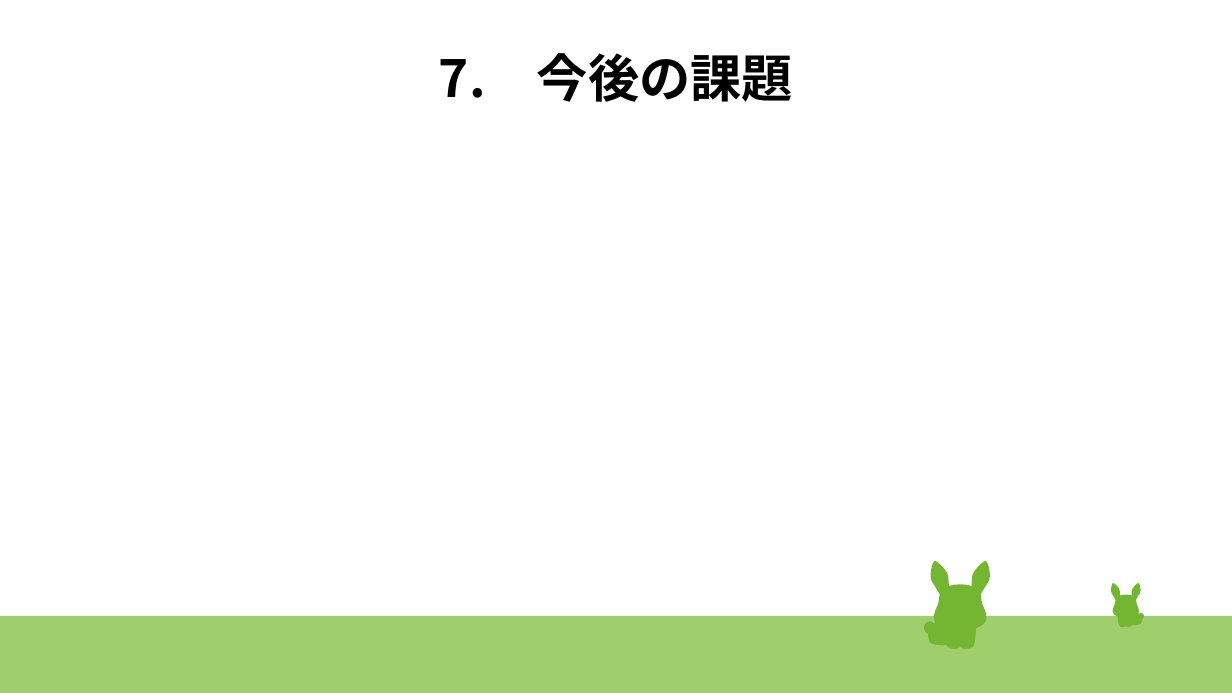
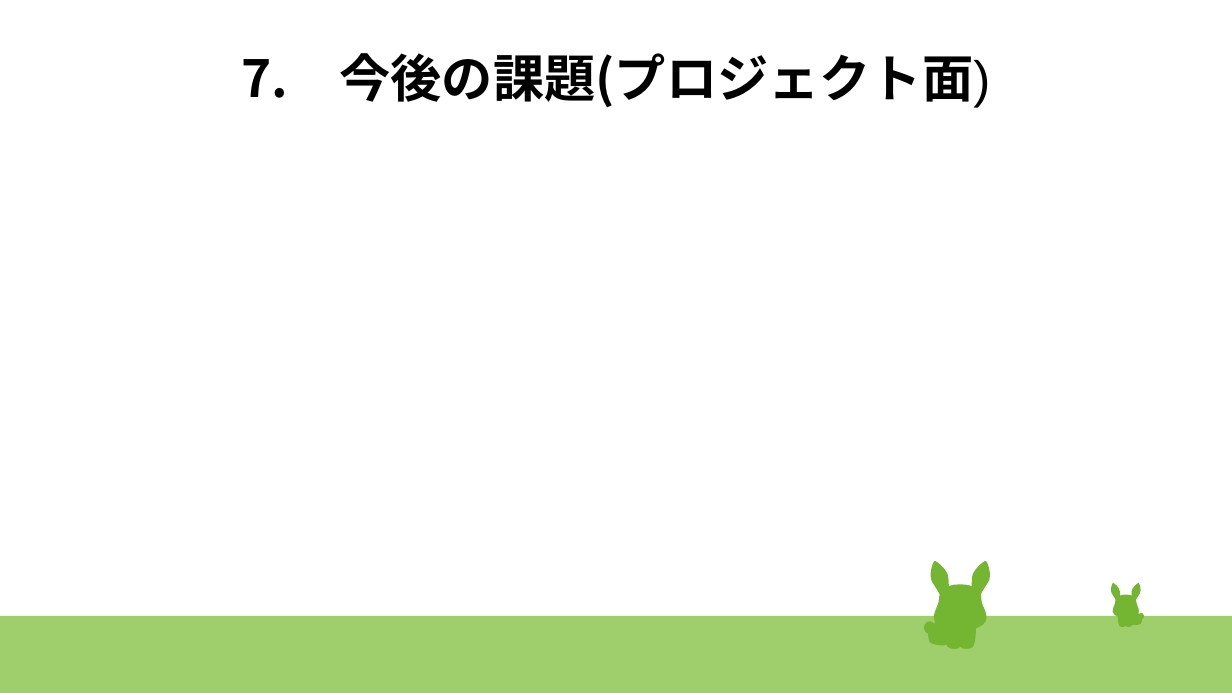
Before and after one commit to 17bd089s/shopping, a slide deck: slide 14 of document/発表スライド改.odp (slide 11 before the commit). Drawn at 1232x693 pixels with LibreOffice and Linux fonts; fonts in the diff are those of the drawing. Boxes give left, top, right and bottom in pixels: in the first picture for what was removed or moved away, otherwise in the second. Text is boxed around its words. In the diff, an @@ line names an element or a change of style, - is before the commit and + after.

```diff
--- a/document/発表スライド改.odp
+++ b/document/発表スライド改.odp
@@ title at (241, 53, 990, 108): text changed @@
-7. 今後の課題
+7. 今後の課題(プロジェクト面)
```
Also in this commit, not shown: 3 other slides changed, 5 slides added, 2 slides removed, 1 other file.
